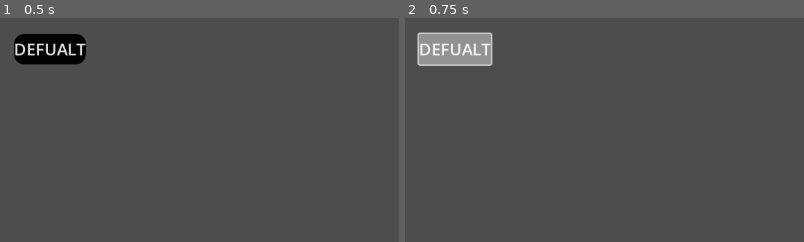
Above: before the commit, frames 1-2 (left to right).
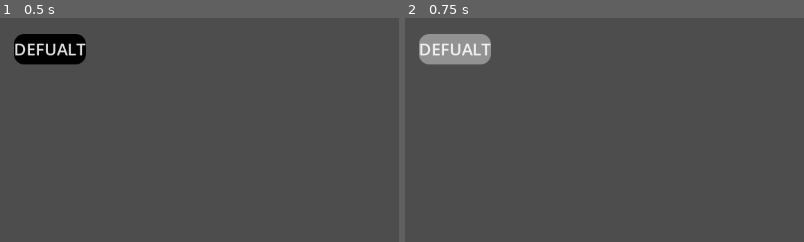
Above: after the commit, the same moments.

Repository: DrewCoding/179-Final-Project
Game: Godot game, scene res://Scenes/EnemyButton.tscn
Same seed, same stepped clock (60 frames per second), same inputs: the game is played once before the commit and once after it. This scene is started directly instead of the project's main scene.
Inputs:
- Up to frame 1 (0.5 s): no input
- Up to frame 2 (0.75 s): click "DEFUALT" at 0.5 s
The pictures show only the part of the screen within x 0-50%, y 0-50%; the shares and areas given below are measured in that part.

Frame 1 is identical in both runs. In frame 2, 0.6% of the frame differs, in the area x 3-23%, y 6-22%.

Commit message:
Added skill template, skill menu, and some test music

Diff:
--- a/aggiemon/Scenes/EnemyButton.tscn
+++ b/aggiemon/Scenes/EnemyButton.tscn
@@ -9,8 +9,18 @@
 corner_radius_bottom_right = 15
 corner_radius_bottom_left = 15
 
+[sub_resource type="StyleBoxFlat" id="StyleBoxFlat_m5twi"]
+bg_color = Color(0.6, 0.6, 0.6, 0.9098039)
+border_color = Color(0.8, 0.8, 0.8, 0)
+
 [sub_resource type="StyleBoxFlat" id="StyleBoxFlat_p3102"]
 bg_color = Color(0.6, 0.6, 0.6, 0.9098039)
+corner_radius_top_left = 15
+corner_radius_top_right = 15
+corner_radius_bottom_right = 15
+corner_radius_bottom_left = 15
+
+[sub_resource type="StyleBoxEmpty" id="StyleBoxEmpty_m5twi"]
 
 [node name="EnemyButton" type="Button"]
 offset_left = 20.0
@@ -19,7 +29,9 @@
 offset_bottom = 67.0
 theme_override_font_sizes/font_size = 24
 theme_override_styles/normal = SubResource("StyleBoxFlat_20rfi")
+theme_override_styles/pressed = SubResource("StyleBoxFlat_m5twi")
 theme_override_styles/hover = SubResource("StyleBoxFlat_p3102")
+theme_override_styles/focus = SubResource("StyleBoxEmpty_m5twi")
 text = "DEFUALT
 "
 script = ExtResource("1_m5twi")
--- /dev/null
+++ b/aggiemon/Scenes/SkillButtons/NormalType.tscn
@@ -0,0 +1,28 @@
+[gd_scene load_steps=4 format=3 uid="uid://0igy07ptuan2"]
+
+[ext_resource type="Script" uid="uid://cj6s4ictqehkd" path="res://Scripts/skill_button.gd" id="1_rrd8j"]
+
+[sub_resource type="Gradient" id="Gradient_p11ss"]
+offsets = PackedFloat32Array(0)
+colors = PackedColorArray(0.92535293, 0.9253528, 0.9253529, 1)
+
+[sub_resource type="GradientTexture2D" id="GradientTexture2D_ehhtr"]
+gradient = SubResource("Gradient_p11ss")
+
+[node name="NormalType" type="Button"]
+anchors_preset = 15
+anchor_right = 1.0
+anchor_bottom = 1.0
+offset_left = 303.5
+offset_top = 162.0
+offset_right = -660.5
+offset_bottom = -414.0
+grow_horizontal = 2
+grow_vertical = 2
+size_flags_horizontal = 4
+size_flags_vertical = 4
+theme_override_font_sizes/font_size = 22
+text = "  Skill Name"
+icon = SubResource("GradientTexture2D_ehhtr")
+script = ExtResource("1_rrd8j")
+metadata/_edit_use_anchors_ = true
--- a/aggiemon/Scenes/battle_set_up.tscn
+++ b/aggiemon/Scenes/battle_set_up.tscn
@@ -3,7 +3,7 @@
 [ext_resource type="Script" uid="uid://dwkyyfuopel3u" path="res://Scripts/battle_set_up.gd" id="1_6io4i"]
 [ext_resource type="Script" uid="uid://1j5owlrrbul0" path="res://Scripts/battle_manager.gd" id="2_1n6mm"]
 [ext_resource type="Texture2D" uid="uid://jq3i2xdilphx" path="res://Assets/battle_screens/AI_example_for_testing.png" id="2_ke72n"]
-[ext_resource type="AudioStream" uid="uid://61ypeln3og6a" path="res://Audio/test_music.mp3" id="4_1n6mm"]
+[ext_resource type="AudioStream" uid="uid://dxpvd8g4j00gc" path="res://Audio/test_music(change_later).mp3" id="4_1n6mm"]
 
 [sub_resource type="StyleBoxFlat" id="StyleBoxFlat_4vnsc"]
 bg_color = Color(0, 0, 0, 1)
@@ -37,11 +37,14 @@
 [node name="BattleSetUp" type="Node2D"]
 script = ExtResource("1_6io4i")
 
-[node name="BattleManager" type="Node2D" parent="." node_paths=PackedStringArray("attack_button", "back1_button", "enemy_list_container")]
+[node name="BattleManager" type="Node2D" parent="." node_paths=PackedStringArray("command_container", "attack_button", "back1_button", "back2_button", "enemy_list_container", "skill_list_container")]
 script = ExtResource("2_1n6mm")
+command_container = NodePath("../CommandContainer")
 attack_button = NodePath("../CommandContainer/Attack")
-back1_button = NodePath("../SelectEnemy/Back1")
-enemy_list_container = NodePath("../SelectEnemy")
+back1_button = NodePath("../SkillListContainer/Back1")
+back2_button = NodePath("../EnemyListContainer/Back2")
+enemy_list_container = NodePath("../EnemyListContainer")
+skill_list_container = NodePath("../SkillListContainer")
 
 [node name="Background" type="TextureRect" parent="."]
 offset_left = -9.0
@@ -137,7 +140,7 @@
 |------Mana or whatever-|	                         |------------------------------|
 "
 
-[node name="SelectEnemy" type="TextureRect" parent="."]
+[node name="SkillListContainer" type="TextureRect" parent="."]
 visible = false
 offset_left = 23.0
 offset_top = 407.0
@@ -145,15 +148,17 @@
 offset_bottom = 619.0
 texture = SubResource("GradientTexture2D_28bop")
 
-[node name="EnemyList" type="HBoxContainer" parent="SelectEnemy"]
+[node name="SkillList" type="GridContainer" parent="SkillListContainer"]
 layout_mode = 0
-offset_left = 20.0
-offset_top = 23.0
-offset_right = 575.0
-offset_bottom = 67.0
-theme_override_constants/separation = 150
+offset_left = 4.0
+offset_top = 4.0
+offset_right = 644.0
+offset_bottom = 209.0
+theme_override_constants/h_separation = 20
+theme_override_constants/v_separation = 20
+columns = 3
 
-[node name="Back1" type="Button" parent="SelectEnemy"]
+[node name="Back1" type="Button" parent="SkillListContainer"]
 layout_mode = 0
 offset_left = 589.0
 offset_top = 168.0
@@ -162,6 +167,32 @@
 text = "Back
 "
 
+[node name="EnemyListContainer" type="TextureRect" parent="."]
+visible = false
+offset_left = 23.0
+offset_top = 407.0
+offset_right = 734.0
+offset_bottom = 619.0
+texture = SubResource("GradientTexture2D_28bop")
+
+[node name="EnemyList" type="HBoxContainer" parent="EnemyListContainer"]
+layout_mode = 0
+offset_left = 20.0
+offset_top = 23.0
+offset_right = 575.0
+offset_bottom = 67.0
+theme_override_constants/separation = 150
+
+[node name="Back2" type="Button" parent="EnemyListContainer"]
+layout_mode = 0
+offset_left = 617.0
+offset_top = 177.0
+offset_right = 711.513
+offset_bottom = 209.357
+text = "Back
+"
+
 [node name="AudioStreamPlayer" type="AudioStreamPlayer" parent="."]
 stream = ExtResource("4_1n6mm")
 autoplay = true
+parameters/looping = true
--- a/aggiemon/Scenes/game_manager.tscn
+++ b/aggiemon/Scenes/game_manager.tscn
@@ -1,9 +1,10 @@
-[gd_scene load_steps=7 format=3 uid="uid://bqeadvk4kx30d"]
+[gd_scene load_steps=8 format=3 uid="uid://bqeadvk4kx30d"]
 
 [ext_resource type="Script" uid="uid://c6lblw7h6fgnh" path="res://Scripts/game_manager.gd" id="1_mmt5l"]
 [ext_resource type="Texture2D" uid="uid://ck51a6h1d76wu" path="res://Assets/tiles/sample_tile_sheet_(definitely_not_copyrighted).png" id="1_sq00h"]
 [ext_resource type="PackedScene" uid="uid://blgqbg12jhnjl" path="res://Scenes/enemy.tscn" id="2_mmt5l"]
 [ext_resource type="PackedScene" uid="uid://dtrcgvihhd73g" path="res://Scenes/player.tscn" id="3_fgdfb"]
+[ext_resource type="AudioStream" uid="uid://dubded21vp07" path="res://Audio/test_music2(change_later).mp3" id="5_fgdfb"]
 
 [sub_resource type="TileSetAtlasSource" id="TileSetAtlasSource_707cn"]
 texture = ExtResource("1_sq00h")
@@ -183,9 +184,10 @@
 physics_layer_0/collision_layer = 1
 sources/0 = SubResource("TileSetAtlasSource_707cn")
 
-[node name="GameManager" type="Node2D"]
+[node name="GameManager" type="Node2D" node_paths=PackedStringArray("over_world_audio")]
 y_sort_enabled = true
 script = ExtResource("1_mmt5l")
+over_world_audio = NodePath("OverWorld/OverworldAudio")
 
 [node name="OverWorld" type="Node2D" parent="."]
 
@@ -207,3 +209,8 @@
 scale = Vector2(0.7, 0.7)
 
 [node name="Camera2D" type="Camera2D" parent="OverWorld/Player"]
+
+[node name="OverworldAudio" type="AudioStreamPlayer" parent="OverWorld"]
+stream = ExtResource("5_fgdfb")
+autoplay = true
+parameters/looping = true
--- a/aggiemon/Scripts/battle_manager.gd
+++ b/aggiemon/Scripts/battle_manager.gd
@@ -1,30 +1,73 @@
 class_name BattleManager
 extends Node2D
 
+@export var command_container : VBoxContainer
 @export var attack_button : Button
 @export var back1_button : Button
+@export var back2_button : Button
 @export var enemy_list_container : TextureRect
+@export var skill_list_container : TextureRect
 
 var player : Player
 var turn_order : Array[Character] = []
 var enemy_list : Array[Character] = []
 var turn_number : int = 0
 var target : Enemy
+var active_skill : Skill
 
 func connect_button_signal(button : EnemyButton):
 	button.who_got_pressed.connect(_enemy_selected)
+
+
+func connect_skill_signal(button : SkillButton):
+	button.what_skill_pressed.connect(_skill_selected)
+
 
 func init_battle (p : Player, t : Array[Character]):
 	player = p
 	turn_order = t
 	enemy_list = turn_order
-	attack_button.pressed.connect(_show_enemy_list)
-	back1_button.pressed.connect(_hide_enemy_list)
+	turn_order.push_front(player)
+	attack_button.pressed.connect(_show_skill_list)
+	back1_button.pressed.connect(_hide_skill_list)
+	back2_button.pressed.connect(_hide_enemy_list)
 
-func _start_battle():
-	for character in turn_order:
-		if character is Player:
-			_start_player_turn()
+	var output : String = ""
+	print("\n-----------------Turn Order-------------------")
+	for characters in turn_order:
+		output += characters.name + " -> "
+	print(output)
+	print("----------------------------------------------\n")
+	_next_turn()
+
+
+func _skill_selected(skill : Skill):
+	active_skill = skill
+	_hide_skill_list()
+	_show_enemy_list()
+
+func _enemy_selected(enemy_button : EnemyButton):
+	target = enemy_button.enemy
+	print("Selected: ", target.enemy_name)
+	target.curr_hp -= active_skill.damage
+
+	print("did ", active_skill.damage, " damage to:", target.enemy_name,
+			" with skill:", active_skill.skill_name)
+
+	target.health_bar.update_health_bar()
+
+	print("\nEnding player turn...")
+	enemy_list_container.visible = false
+	command_container.visible = false
+
+
+func _next_turn():
+	var current_character : Character = turn_order.pop_front()
+	if current_character is Enemy:
+		_hide_skill_list()
+		_start_enemy_turn(current_character)
+	else:
+		_start_player_turn()
 
 
 func _show_enemy_list():
@@ -32,12 +75,21 @@
 
 
 func _hide_enemy_list():
+	_show_skill_list()
 	enemy_list_container.visible = false
 
 
+func _show_skill_list():
+	skill_list_container.visible = true
+
+
+func _hide_skill_list():
+	skill_list_container.visible = false
+
+
 func _start_player_turn():
+	print("Starting Player's turn.....\n")
+
+func _start_enemy_turn(current_enemy : Enemy):
+	var _e = current_enemy
 	pass
-
-func _enemy_selected(enemy_button : EnemyButton):
-	target = enemy_button.enemy
-	print("Selected: ", target)
--- a/aggiemon/Scripts/battle_set_up.gd
+++ b/aggiemon/Scripts/battle_set_up.gd
@@ -11,7 +11,8 @@
 var turn_order : Array[Character] = []
 
 @onready var battle_manager : BattleManager = $BattleManager
-@onready var enemy_list : HBoxContainer = $SelectEnemy/EnemyList
+@onready var enemy_list : HBoxContainer = $EnemyListContainer/EnemyList
+@onready var skill_list : GridContainer = $SkillListContainer/SkillList
 
 func _init_characters(player_character : Player, collided_enemey : Enemy):
 
@@ -39,9 +40,7 @@
 		enemies.z_index = 1
 		pos.x += 300
 	_update_enemy_list()
-	print("-----Turn Order-------")
-	for enemies in turn_order:
-		print(enemies.name)
+	_update_skill_list()
 
 	battle_manager.init_battle(player, turn_order)
 
@@ -63,3 +62,10 @@
 			enemy_number += 1
 
 		battle_manager.connect_button_signal(enemy_button)
+
+
+func _update_skill_list():
+	for move in player.move_list:
+		move.set_up_button()
+		skill_list.add_child(move.button)
+		battle_manager.connect_skill_signal(move.button)
--- a/aggiemon/Scripts/character.gd
+++ b/aggiemon/Scripts/character.gd
@@ -10,6 +10,8 @@
 var defence = 0
 var special_defence = 0
 var speed = 0
+var move_list : Array[Skill] = []
+
 
 func create_stats():
 	max_hp = randi_range(1, 150)
@@ -19,3 +21,6 @@
 	defence = randi_range(1, 100)
 	special_defence = randi_range(1, 100)
 	speed = randi_range(1, 100)
+
+func add_skill(skill : Skill):
+	move_list.push_back(skill)
--- a/aggiemon/Scripts/enemy.gd
+++ b/aggiemon/Scripts/enemy.gd
@@ -20,4 +20,4 @@
 
 func unhide_healthbar():
 	health_bar.visible = true
-	health_bar.set_up_health_bar()
+	health_bar.update_health_bar()
--- a/aggiemon/Scripts/game_manager.gd
+++ b/aggiemon/Scripts/game_manager.gd
@@ -1,4 +1,6 @@
 extends Node2D
+
+@export var over_world_audio : AudioStreamPlayer
 
 var battle_screen : Node2D
 
@@ -10,15 +12,18 @@
 func _ready() -> void:
 	player_hurt_box.area_entered.connect(_start_battle)
 
+	var load_skill : Skill = load("res://Scripts/skills/punch.gd").new()
+	player.add_skill(load_skill)
+
 
 # Called every frame. 'delta' is the elapsed time since the previous frame.
 func _process(_delta: float) -> void:
 	pass
 
 func _start_battle(body):
-	call_deferred("_do_battle", body)
+	call_deferred("_start_battle_handler", body)
 
-func _do_battle(body):
+func _start_battle_handler(body):
 	var enemy = body.get_parent()
 
 	var load_battle_screen : PackedScene= load("res://Scenes/battle_set_up.tscn")
@@ -38,7 +43,10 @@
 	run_button.pressed.connect(_end_battle)
 	enemy.call_deferred("queue_free")
 
+	over_world_audio.stream_paused = true
+
 func _end_battle():
 	camera.enabled = true
 	battle_screen.queue_free()
 	over_world.show()
+	over_world_audio.stream_paused = false
--- a/aggiemon/Scripts/health_bar.gd
+++ b/aggiemon/Scripts/health_bar.gd
@@ -5,7 +5,7 @@
 @export var label : Label
 # Called when the node enters the scene tree for the first time.
 
-func set_up_health_bar():
+func update_health_bar():
 	self.max_value = enemy.max_hp
 	self.value = enemy.curr_hp
 
--- /dev/null
+++ b/aggiemon/Scripts/skill_button.gd
@@ -0,0 +1,14 @@
+class_name SkillButton
+extends Button
+
+signal what_skill_pressed(selected_skill : Skill)
+
+var skill : Skill
+
+func init_button(s : Skill):
+	skill = s
+	self.pressed.connect(return_self)
+
+
+func return_self():
+	what_skill_pressed.emit(skill)
--- /dev/null
+++ b/aggiemon/Scripts/skills/punch.gd
@@ -0,0 +1,13 @@
+class_name Punch
+extends Skill
+
+
+func _init() -> void:
+	skill_name = "Punch"
+	status = false
+	special_effect = false
+	damage = 10
+
+func effect(none):
+	var _void = none
+	pass
--- /dev/null
+++ b/aggiemon/Scripts/skills/skill.gd
@@ -0,0 +1,17 @@
+@abstract class_name Skill
+
+var skill_name : String = "SKILL NAME"
+var button : SkillButton
+var damage : int
+var special_effect : bool
+var status : bool
+
+@abstract func effect(player : Player)
+
+func set_up_button():
+	var btn : PackedScene = load("res://Scenes/SkillButtons/NormalType.tscn")
+	var skill_button = btn.instantiate() as SkillButton
+	skill_button.init_button(self)
+	skill_button.text = skill_name
+	skill_button.name = skill_name
+	button = skill_button
Not shown, added: aggiemon/Audio/test_music(change_later).mp3.import
Not shown, removed: aggiemon/Audio/test_music.mp3.import
Not shown, added: aggiemon/Audio/test_music2(change_later).mp3.import
Not shown: 1 places in aggiemon/Scenes/EnemyButton.tscn that only renumber resources
Not shown, added: aggiemon/Scripts/skill_button.gd.uid
Not shown, added: aggiemon/Scripts/skills/punch.gd.uid
Not shown, added: aggiemon/Scripts/skills/skill.gd.uid
Not shown, added: aggiemon/Audio/test_music(change_later).mp3
Not shown, added: aggiemon/Audio/test_music2(change_later).mp3
